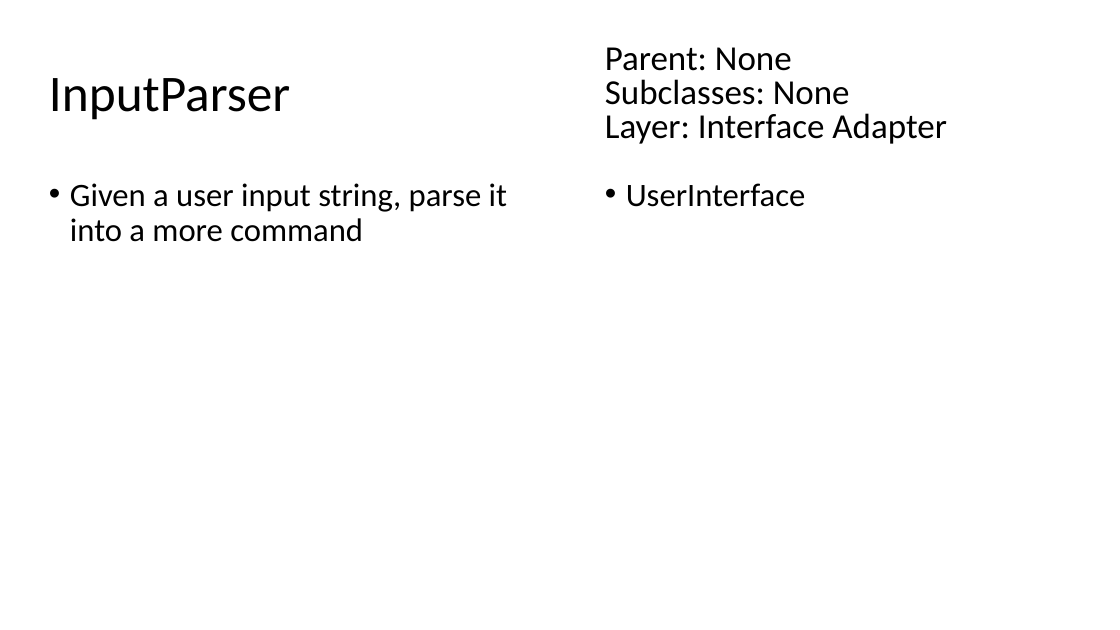
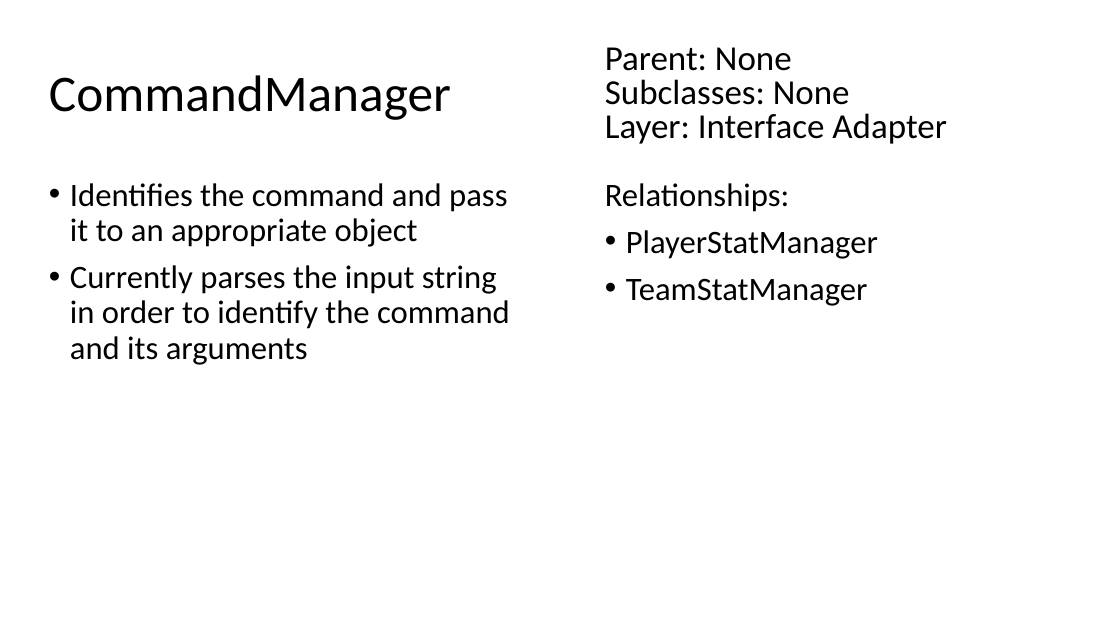
Before and after one commit to CSC207-UofT/course-project-sports-agents, a slide deck: slide 2 of IsaiahCRC.pptx. Drawn at 1120x630 pixels with LibreOffice and Linux fonts; fonts in the diff are those of the drawing. Boxes give left, top, right and bottom in pixels: in the first picture for what was removed or moved away, otherwise in the second. Text is boxed around its words. In the diff, an @@ line names an element or a change of style, - is before the commit and + after.

```diff
--- a/IsaiahCRC.pptx
+++ b/IsaiahCRC.pptx
@@ title at [49, 75, 451, 120]: text changed @@
-InputParser
+CommandManager
@@ text at [70, 183, 510, 365]: text changed @@
-• Given a user input string, parse it into a more command
+• Identifies the command and pass it to an appropriate object
+• Currently parses the input string in order to identify the command and its arguments
@@ text at [605, 183, 878, 306]: text changed @@
-• UserInterface
+Relationships:
+• PlayerStatManager
+• TeamStatManager
```
Also in this commit, not shown: 7 other slides changed, 4 slides removed.
